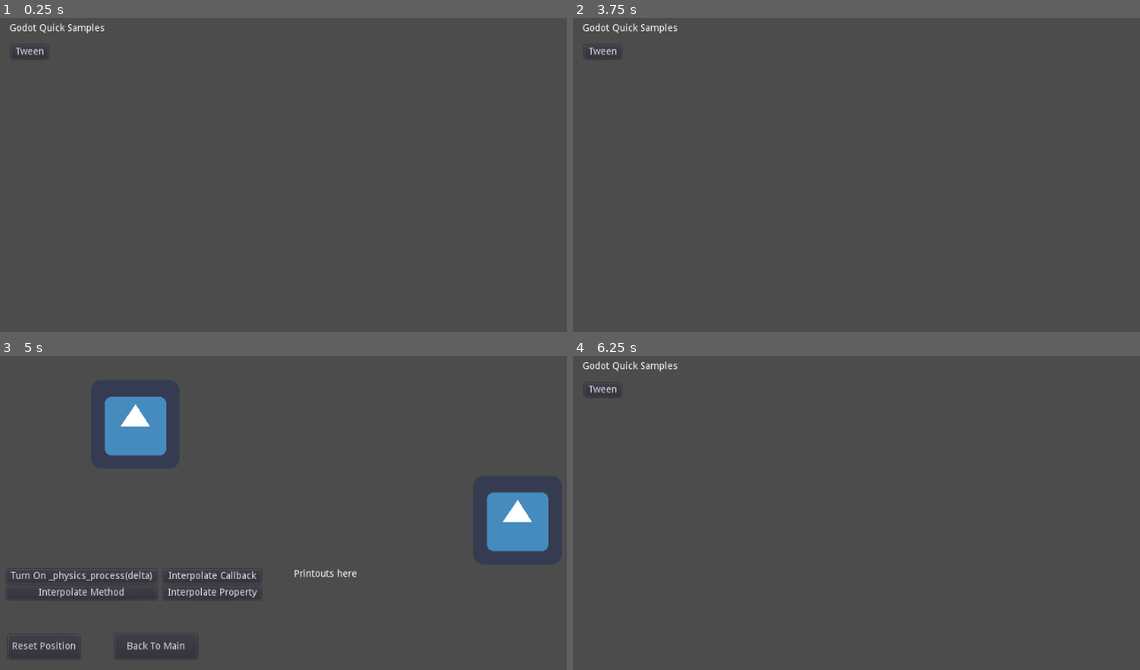
Above: before the commit, frames 1-4 (two rows, left to right).
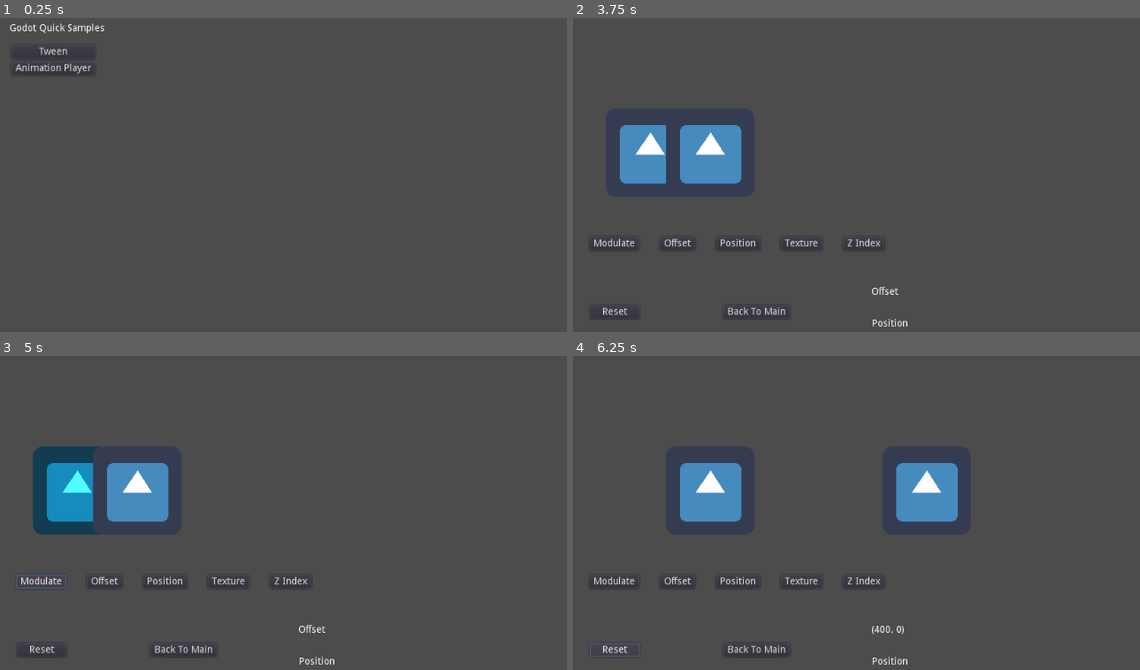
Above: after the commit, the same moments.

Repository: Game-Dev-101/GodotSamples
Game: Godot game, scene res://Main.tscn
Two runs of this game, one before a commit and one after it. Both use one fixed random seed, a clock stepped at 60 frames per second and the inputs below. The engine's default icon, where the game draws it, is replaced by a stand-in: a white triangle on a blue panel in a dark square.
Inputs (mouse positions are in pixels of both pictures, inside the frame that each line leads up to):
- Up to frame 1 (0.25 s): no input
- Up to frame 2 (3.75 s): click "Tween" at 0.5 s; click "Turn On _physics_process(delt…" at 1.25 s; click "Interpolate Callback" at 2 s; click "Back To Main" at 2.75 s; click (624, 68) at 3.5 s, where only the run after the commit has a clickable "Animation Player"
- Up to frame 3 (5 s): click "Tween" (after the commit: "Modulate") at 4.25 s
- Up to frame 4 (6.25 s): click "Interpolate Callback" (after the commit: "Offset") at 5 s; click "Back To Main" (after the commit: "Reset") at 5.75 s

The runs differ from the first frame. In frame 1, 0.3% of the frame differs, in the area x 2-17%, y 9-19%; in frame 2, 4.6%; in frame 3, 11%, in the area x 1-97%, y 12-99%; in frame 4, 5.1%.

Commit message:
Add files via upload

Diff:
--- a/Samples/Main.tscn
+++ b/Samples/Main.tscn
@@ -21,6 +21,11 @@
 
 func _on_Button_pressed():
 	get_tree().change_scene(\"res://Tween/Tween.tscn\")
+	pass # Replace with function body.
+
+
+func _on_Button2_pressed():
+	get_tree().change_scene(\"res://AnimationPlayer/AnimationPlayer.tscn\")
 	pass # Replace with function body.
 "
 
@@ -52,7 +57,14 @@
 }
 
 [node name="Button" type="Button" parent="GridContainer"]
-margin_right = 53.0
+margin_right = 121.0
 margin_bottom = 20.0
 text = "Tween"
+
+[node name="Button2" type="Button" parent="GridContainer"]
+margin_top = 24.0
+margin_right = 121.0
+margin_bottom = 44.0
+text = "Animation Player"
 [connection signal="pressed" from="GridContainer/Button" to="." method="_on_Button_pressed"]
+[connection signal="pressed" from="GridContainer/Button2" to="." method="_on_Button2_pressed"]
